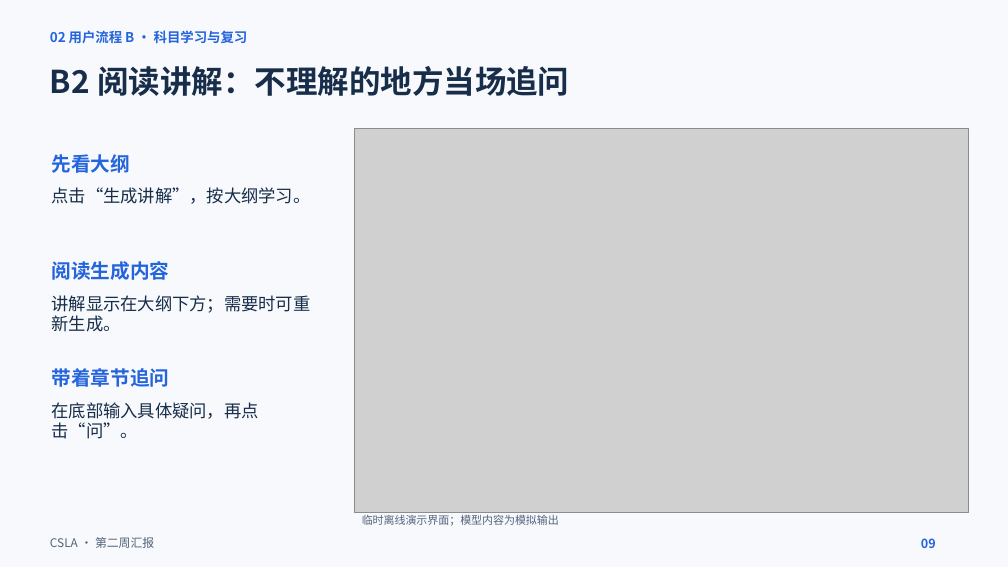
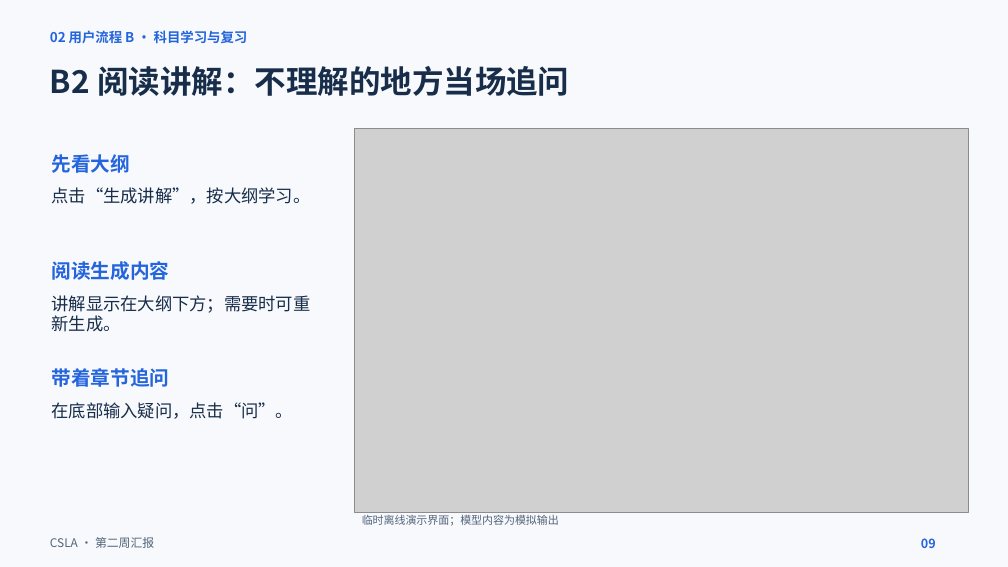
Before and after one commit to KnightofAltria/AIassistant, a slide deck: slide 9 of 文档/汇报内容/第二周汇报/第二周汇报.pptx. Drawn at 1008x567 pixels with LibreOffice and Linux fonts; fonts in the diff are those of the drawing; grey boxes stand for pictures. Boxes give left, top, right and bottom in pixels: in the first picture for what was removed or moved away, otherwise in the second. Text is boxed around its words. In the diff, an @@ line names an element or a change of style, - is before the commit and + after.

```diff
--- a/文档/汇报内容/第二周汇报/第二周汇报.pptx
+++ b/文档/汇报内容/第二周汇报/第二周汇报.pptx
@@ text at box(52, 402, 294, 419): text changed @@
-在底部输入具体疑问，再点击“问”。
+在底部输入疑问，点击“问”。
```
Also in this commit, not shown: 1 other slide changed, 2 other files.
